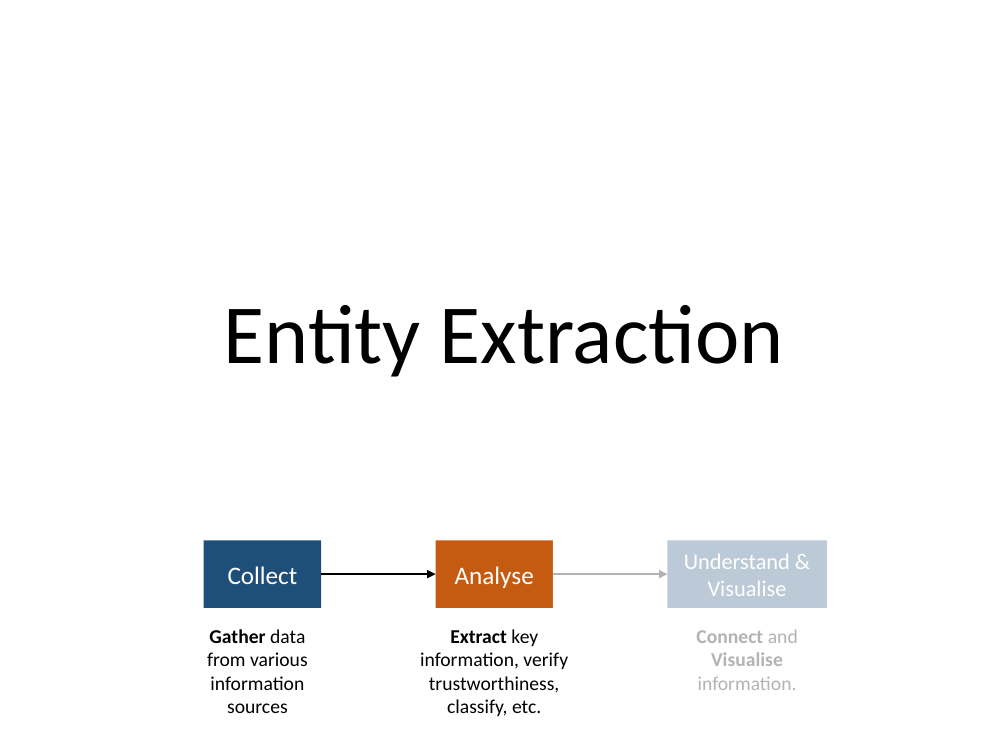
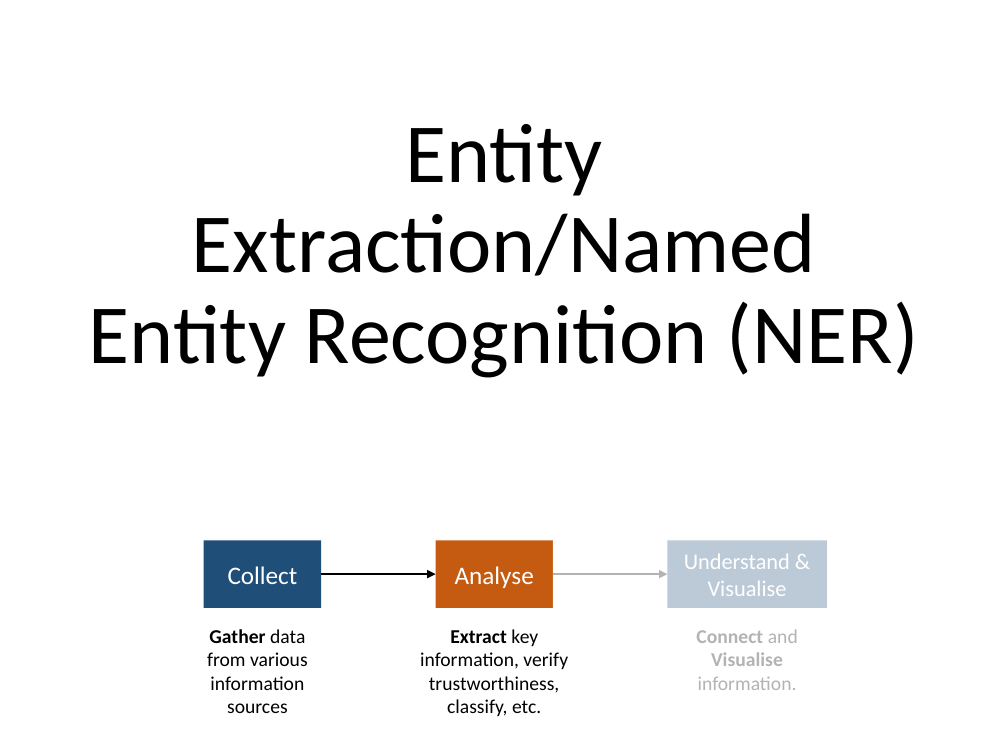
Before and after one commit to evhart/smasac-tutorial, a slide deck: slide 1 of slides/pptx/3-entity-extraction.pptx. Drawn at 1008x756 pixels with LibreOffice and Linux fonts; fonts in the diff are those of the drawing. Boxes give left, top, right and bottom in pixels: in the first picture for what was removed or moved away, otherwise in the second. Text is boxed around its words. In the diff, an @@ line names an element or a change of style, - is before the commit and + after.

Commit message:
changes to entity extraction slides

```diff
--- a/slides/pptx/3-entity-extraction.pptx
+++ b/slides/pptx/3-entity-extraction.pptx
@@ title at bbox=[89, 124, 919, 378]: text changed @@
-Entity Extraction
+Entity Extraction/Named Entity Recognition (NER)
```
Also in this commit, not shown: 11 other slides changed, 2 slides added.
